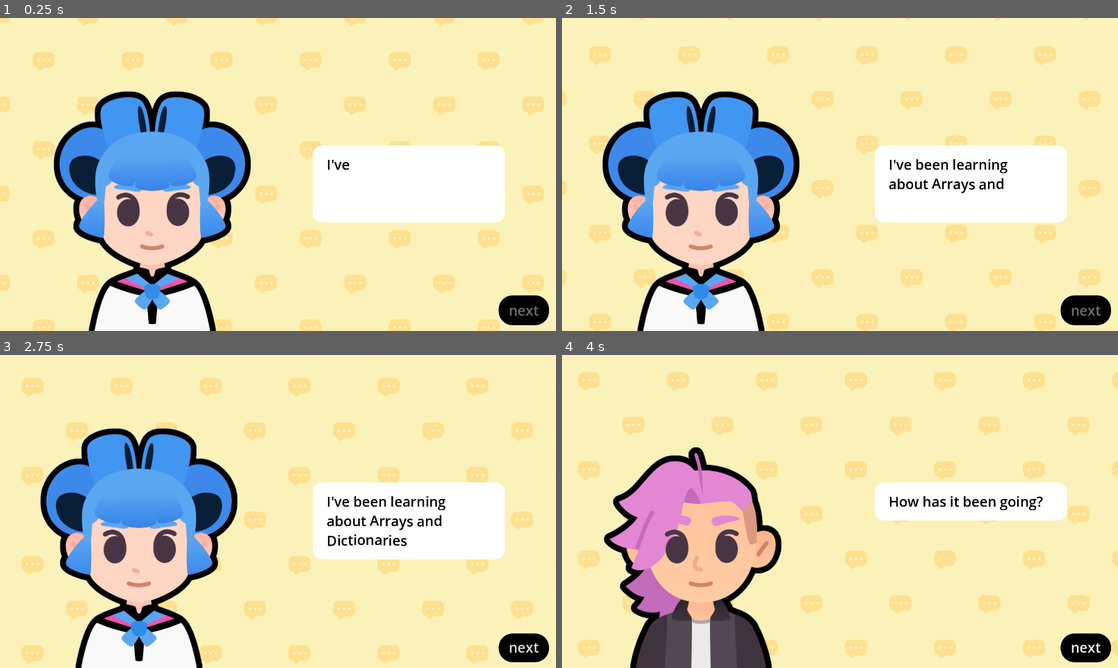
Above: before the commit, frames 1-4 (two rows, left to right).
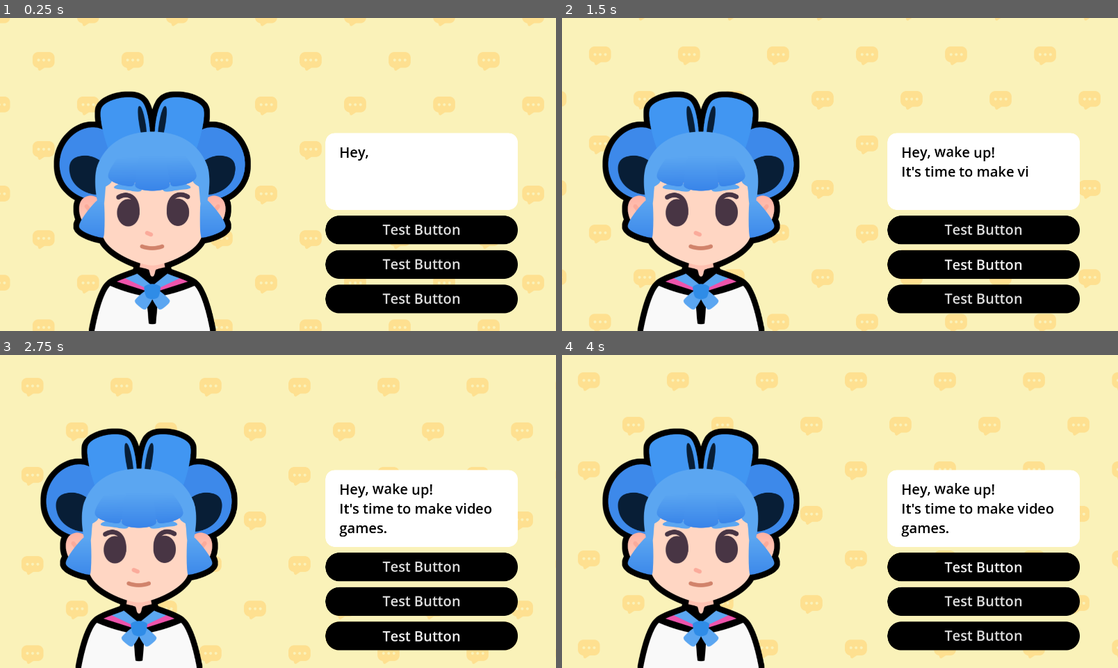
Above: after the commit, the same moments.

Repository: UmeanHu233/M8---Start---a---Dialog
Game: Godot game, scene res://lessons/dialogue.tscn
Two runs of this game, one before a commit and one after it. Both use one fixed random seed, a clock stepped at 60 frames per second and the inputs below. The project has no main scene, so this scene is started directly. Sound files missing from this copy of the repository are replaced by a short silence.
Inputs (mouse positions are in pixels of both pictures, inside the frame that each line leads up to):
- Up to frame 1 (0.25 s): no input
- Up to frame 2 (1.5 s): click (984, 230) at 0.5 s, where only the run after the commit has a clickable "Test Button"; click (984, 265) at 1.25 s, where only the run after the commit has a clickable "Test Button"
- Up to frame 3 (2.75 s): click (422, 636) at 2 s, where only the run after the commit has a clickable "Test Button"
- Up to frame 4 (4 s): click (1084, 649) at 2.75 s, where only the run before the commit has a clickable "next"; click (984, 567) at 3.5 s, where only the run after the commit has a clickable "Test Button"

The runs differ from the first frame. In frame 1, 13% of the frame differs, in the area x 56-99%, y 36-99%; in frame 2, 14%; in frame 3, 14%; in frame 4, 35%, in the area x 7-99%, y 23-100%.
Error after the commit: Cannot call method 'get_children' on a null value. (res://lessons/dialogue.gd:120)

Commit message:
M8L3 Completed

Diff:
--- a/lessons/dialogue.gd
+++ b/lessons/dialogue.gd
@@ -11,68 +11,65 @@
 	"pink": preload ("res://assets/pink.png")
 }
 
-## An array of dictionaries. Each dictionary has three properties:
+## An array of dictionaries. Each dictionary has four properties:
 ## - expression: a [code]Texture[/code] containing an expression
 ## - text: a [code]String[/code] containing the text the character says
-## - character: a [code]Texture[/code] representing the character
+## - character: a [code]Texture[/code] representing the character, that we extract from the [code]bodies[/code] dictionary
+## - choices: a [code]dictionary[/code] with [code]String[/code] keys and [code]int[/code] values
 var dialogue_items: Array[Dictionary] = [
 	{
 		"expression": expressions["regular"],
-		"text": "I've been learning about [wave]Arrays and Dictionaries[/wave]",
-		"character": bodies["sophia"]
+		"text": "[wave]Hey, wake up![/wave]\nIt's time to make video games.",
+		"character": bodies["sophia"],
+		"choices": {
+			"Let me sleep a little longer": 2,
+			"Let's do it!": 1,
+		},
 	},
 	{
-		"expression": expressions["regular"],
-		"text": "How has it been going?",
-		"character": bodies["pink"]
+		"expression": expressions["happy"],
+		"text": "Great! Your first task will be to write a [b]dialogue tree[/b].",
+		"character": bodies["sophia"],
+		"choices": {
+			"I will do my best": 3,
+			"No, let me go back to sleep": 2,
+		},
 	},
 	{
 		"expression": expressions["sad"],
-		"text": "... Well... it is a little bit [shake]complicated[/shake]!",
-		"character": bodies["sophia"]
-	},
-	{
-		"expression": expressions["sad"],
-		"text": "Oh!",
-		"character": bodies["pink"]
-	},
-	{
-		"expression": expressions["regular"],
-		"text": "I believe in you!",
-		"character": bodies["pink"]
+		"text": "Oh, come on! It'll be fun.",
+		"character": bodies["pink"],
+		"choices": {
+			"No, really, let me go back to sleep": 0,
+			"Alright, I'll try": 1,
+		},
 	},
 	{
 		"expression": expressions["happy"],
-		"text": "If you stick to it, you'll eventually make it!",
-		"character": bodies["pink"]
+		"text": "That's the spirit! [wave]You can do it![/wave]",
+		"character": bodies["pink"],
+		"choices": {"Okay! (Quit)": - 1},
 	},
-	{
-		"expression": expressions["happy"],
-		"text": "That's it! Let's [tornado freq=3.0][rainbow val=1.0]GOOOOOO!!![/rainbow][/tornado]",
-		"character": bodies["sophia"]
-	}
 ]
-var current_item_index := 0
 
 ## UI element that shows the texts
 @onready var rich_text_label: RichTextLabel = %RichTextLabel
-## UI element that progresses to the next text
-@onready var next_button: Button = %NextButton
 ## Audio player that plays voice sounds while text is being written
 @onready var audio_stream_player: AudioStreamPlayer = %AudioStreamPlayer
 ## The character
 @onready var body: TextureRect = %Body
 ## The Expression
 @onready var expression: TextureRect = %Expression
+## The container for buttons
+@onready var action_buttons_v_box_container: VBoxContainer = %ActionButtonsVBoxContainer
 
 
 func _ready() -> void:
-	show_text()
-	next_button.pressed.connect(advance)
+	show_text(0)
 
-
-## Draws the current text to the rich text element
-func show_text() -> void:
+## Draws the selected text
+## [param current_item_index] Displays the currently selected index from the dialogue array
+func show_text(current_item_index: int) -> void:
 	# We retrieve the current item from the array
 	var current_item := dialogue_items[current_item_index]
 	# from the item, we extract the properties.
@@ -81,7 +78,7 @@
 	rich_text_label.text = current_item["text"]
 	expression.texture = current_item["expression"]
 	body.texture = current_item["character"]
-
+	create_buttons(current_item["choices"])
 	# We set the initial visible ratio to the text to 0, so we can change it in the tween
 	rich_text_label.visible_ratio = 0.0
 	# We create a tween that will draw the text
@@ -106,24 +103,36 @@
 	# We animate the character sliding in.
 	slide_in()
 
-	# Finally, we disable the next button until the text finishes displaying.
-	next_button.disabled = true
+	# We disable the buttons, and re-enable them after the text is shown
+	for button: Button in action_buttons_v_box_container.get_children():
+		button.disabled = true
 	tween.finished.connect(func() -> void:
-		next_button.disabled = false
+		for button: Button in action_buttons_v_box_container.get_children():
+			button.disabled = false
 	)
 
-
-## Progresses to the next slide.
-func advance() -> void:
-	# We increment the slide amount by 1
-	current_item_index += 1
-	if current_item_index == dialogue_items.size():
-		# if we reached the last slide, quit
-		get_tree().quit()
-	else:
-		# otherwise, show the text
-		show_text()
-
+## Adds buttons to the buttons container
+## [param choices_data] A dictionary of [String] keys where each key represents
+##                      a sentence that the player can select, and each [int] value
+##                      represents a key for the next text item.
+func create_buttons(choices_data: Dictionary) -> void:
+	# We remove all previous buttons
+	for button in action_buttons_v_box_container.get_children():
+		button.queue_free()
+	# We loop over all the dictionary keys
+	for choice_text in choices_data:
+		var button := Button.new()
+		action_buttons_v_box_container.add_child(button)
+		button.text = choice_text
+		# We extract the target line index from the dictionary value
+		var target_line_idx: int = choices_data[choice_text]
+		if target_line_idx == - 1:
+			# If the target line index is -1, we want to quit
+			button.pressed.connect(get_tree().quit)
+		else:
+			# Otherwise we bind the target line index to the show_text function
+			# and use that in the pressed signal's connection
+			button.pressed.connect(show_text.bind(target_line_idx))
 
 ## Animates the character when they start talking
 func slide_in() -> void:
--- a/lessons/dialogue.tscn
+++ b/lessons/dialogue.tscn
@@ -14,12 +14,6 @@
 shader_parameter/bg_color = Color(0.980392, 0.94902, 0.72549, 1)
 shader_parameter/pattern_color = Color(0.996078, 0.878431, 0.564706, 1)
 shader_parameter/pattern_size = 256.0
-
-[sub_resource type="InputEventAction" id="InputEventAction_3rk3v"]
-action = &"advance_text"
-
-[sub_resource type="Shortcut" id="Shortcut_7vboy"]
-events = [SubResource("InputEventAction_3rk3v")]
 
 [node name="Dialogue" type="Control"]
 layout_mode = 3
@@ -65,39 +59,49 @@
 expand_mode = 1
 stretch_mode = 5
 
-[node name="RichTextLabel" type="RichTextLabel" parent="."]
-unique_name_in_owner = true
+[node name="VBoxContainer" type="VBoxContainer" parent="."]
+clip_contents = true
 layout_mode = 1
 anchors_preset = -1
 anchor_left = 0.75
 anchor_right = 1.0
 anchor_bottom = 1.0
-offset_left = -360.32
-offset_top = 440.0
-offset_right = -176.0
-offset_bottom = -519.0
+offset_left = -316.0
+offset_top = 397.0
+offset_right = -131.67993
+offset_bottom = -67.0
+focus_mode = 3
+mouse_filter = 0
+
+[node name="RichTextLabel" type="RichTextLabel" parent="VBoxContainer"]
+unique_name_in_owner = true
+layout_mode = 2
 size_flags_horizontal = 3
+size_flags_vertical = 2
 bbcode_enabled = true
 text = "Hello World"
 fit_content = true
 
-[node name="NextButton" type="Button" parent="."]
-unique_name_in_owner = true
-layout_mode = 1
-anchors_preset = 3
-anchor_left = 1.0
-anchor_top = 1.0
-anchor_right = 1.0
-anchor_bottom = 1.0
-offset_left = -198.0
-offset_top = -107.0
-offset_right = -24.0
-offset_bottom = -20.0
-grow_horizontal = 0
-grow_vertical = 0
-shortcut = SubResource("Shortcut_7vboy")
-text = "next"
+[node name="ActionButtonsVBoxContainer" type="VBoxContainer" parent="VBoxContainer"]
+layout_mode = 2
+
+[node name="Button" type="Button" parent="VBoxContainer/ActionButtonsVBoxContainer"]
+layout_mode = 2
+text = "Test Button"
+
+[node name="Button2" type="Button" parent="VBoxContainer/ActionButtonsVBoxContainer"]
+layout_mode = 2
+text = "Test Button"
+
+[node name="Button3" type="Button" parent="VBoxContainer/ActionButtonsVBoxContainer"]
+layout_mode = 2
+text = "Test Button"
 
 [node name="AudioStreamPlayer" type="AudioStreamPlayer" parent="."]
 unique_name_in_owner = true
 stream = ExtResource("7_1fga6")
+
+[node name="TextureRect" type="TextureRect" parent="."]
+layout_mode = 0
+offset_right = 40.0
+offset_bottom = 40.0
--- a/lessons/slideshow.gd
+++ b/lessons/slideshow.gd
@@ -52,12 +52,11 @@
 		"character": bodies["sophia"]
 	}
 ]
-var current_item_index := 0
 
 ## UI element that shows the texts
 @onready var rich_text_label: RichTextLabel = %RichTextLabel
-## UI element that progresses to the next text
-@onready var next_button: Button = %NextButton
+## Container for the buttons
+@onready var action_buttons_v_box_container: VBoxContainer = %ActionButtonsVBoxContainer
 ## Audio player that plays voice sounds while text is being written
 @onready var audio_stream_player: AudioStreamPlayer = %AudioStreamPlayer
 ## The character
@@ -67,12 +66,12 @@
 
 
 func _ready() -> void:
-	show_text()
-	next_button.pressed.connect(advance)
+	show_text(0)
 
 
 ## Draws the current text to the rich text element
-func show_text() -> void:
+## [param current_item_index] Displays the currently selected index from the dialogue array
+func show_text(current_item_index: int) -> void:
 	# We retrieve the current item from the array
 	var current_item := dialogue_items[current_item_index]
 	# from the item, we extract the properties.
@@ -81,7 +80,6 @@
 	rich_text_label.text = current_item["text"]
 	expression.texture = current_item["expression"]
 	body.texture = current_item["character"]
-
 	# We set the initial visible ratio to the text to 0, so we can change it in the tween
 	rich_text_label.visible_ratio = 0.0
 	# We create a tween that will draw the text
@@ -106,25 +104,6 @@
 	# We animate the character sliding in.
 	slide_in()
 
-	# Finally, we disable the next button until the text finishes displaying.
-	next_button.disabled = true
-	tween.finished.connect(func() -> void:
-		next_button.disabled = false
-	)
-
-
-## Progresses to the next slide.
-func advance() -> void:
-	# We increment the slide amount by 1
-	current_item_index += 1
-	if current_item_index == dialogue_items.size():
-		# if we reached the last slide, quit
-		get_tree().quit()
-	else:
-		# otherwise, show the text
-		show_text()
-
-
 ## Animates the character when they start talking
 func slide_in() -> void:
 	var slide_tween := create_tween()
--- a/project.godot
+++ b/project.godot
@@ -1,3 +1,11 @@
+; Engine configuration file.
+; It's best edited using the editor UI and not directly,
+; since the parameters that go here are not all obvious.
+;
+; Format:
+;   [section] ; section goes between []
+;   param=value ; assign values to parameters
+
 config_version=5
 
 [application]
@@ -5,6 +13,11 @@
 config/name="M08. Start a Dialogue (Workbook)"
 config/features=PackedStringArray("4.5")
 config/icon="res://icon_start_a_dialog.png"
+
+[autoload]
+
+UITestPanel="*res://addons/gdpractice/tester/ui_test_panel.tscn"
+Metadata="*res://addons/gdpractice/practice_solutions/metadata.gd"
 
 [display]
 
Not shown: 1 places in lessons/dialogue.tscn that only renumber resources
Not shown, added: practices/L4.P1.populate_inventory/populate_inventory.gd.uid
Not shown, added: practices/L4.P2.equip_item/equip_item.gd.uid
Not shown, added: practices/L5.P1.shopping_loot/shopping_entry.gd.uid
Not shown, added: practices/L5.P1.shopping_loot/shopping_loot.gd.uid
Not shown, changed: practices/L6.P1.powered_inventory/assets/energy.svg.import
Not shown, changed: practices/L6.P1.powered_inventory/assets/fire.svg.import
Not shown, changed: practices/L6.P1.powered_inventory/assets/health.svg.import
Not shown, changed: practices/L6.P1.powered_inventory/assets/poison.svg.import
Not shown, changed: practices/L6.P1.powered_inventory/assets/triforce.svg.import
Not shown, changed: practices/L6.P1.powered_inventory/assets/water.svg.import
Not shown, added: practices/L6.P1.powered_inventory/power.gd.uid
(and 2 more such lines)
